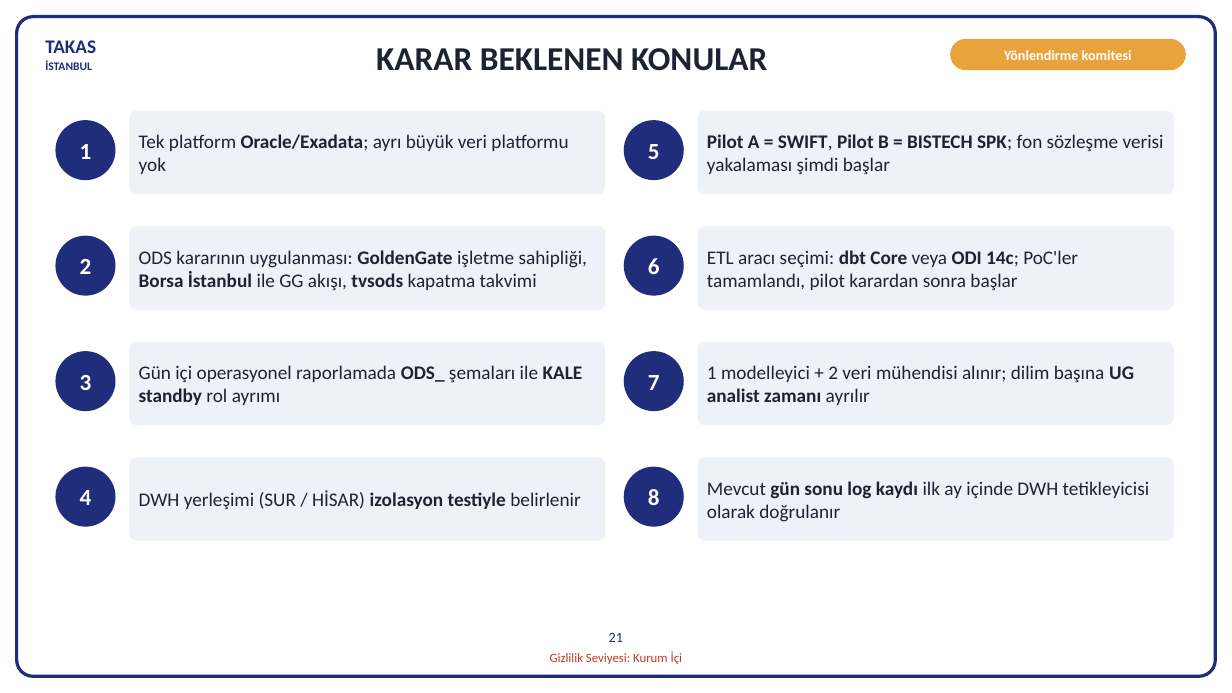
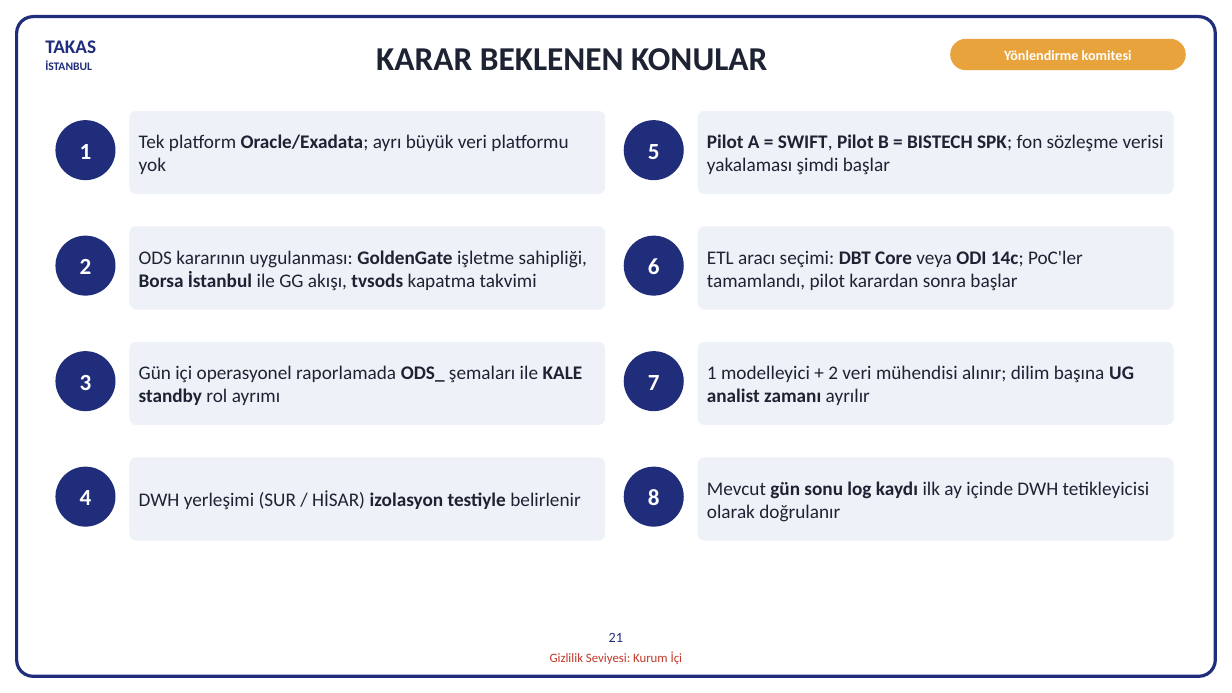
Before and after one commit to hanifidemirel0/Cursor-Projects, a slide deck: slide 21 of outputs/dwh-sunum-kasim-2026/5 - DWHSunum_Kasim2026.pptx. Drawn at 1232x693 pixels with LibreOffice and Linux fonts; fonts in the diff are those of the drawing. Boxes give left, top, right and bottom in pixels: in the first picture for what was removed or moved away, otherwise in the second. Text is boxed around its words. In the diff, an @@ line names an element or a change of style, - is before the commit and + after.

```diff
--- a/outputs/dwh-sunum-kasim-2026/5 - DWHSunum_Kasim2026.pptx
+++ b/outputs/dwh-sunum-kasim-2026/5 - DWHSunum_Kasim2026.pptx
@@ text in rounded rectangle at (707,250,1083,291): text changed @@
-ETL aracı seçimi: dbt Core veya ODI 14c; PoC'ler tamamlandı, pilot karardan sonra başlar
+ETL aracı seçimi: DBT Core veya ODI 14c; PoC'ler tamamlandı, pilot karardan sonra başlar
```
Also in this commit, not shown: 7 other slides changed, 2 other files.
